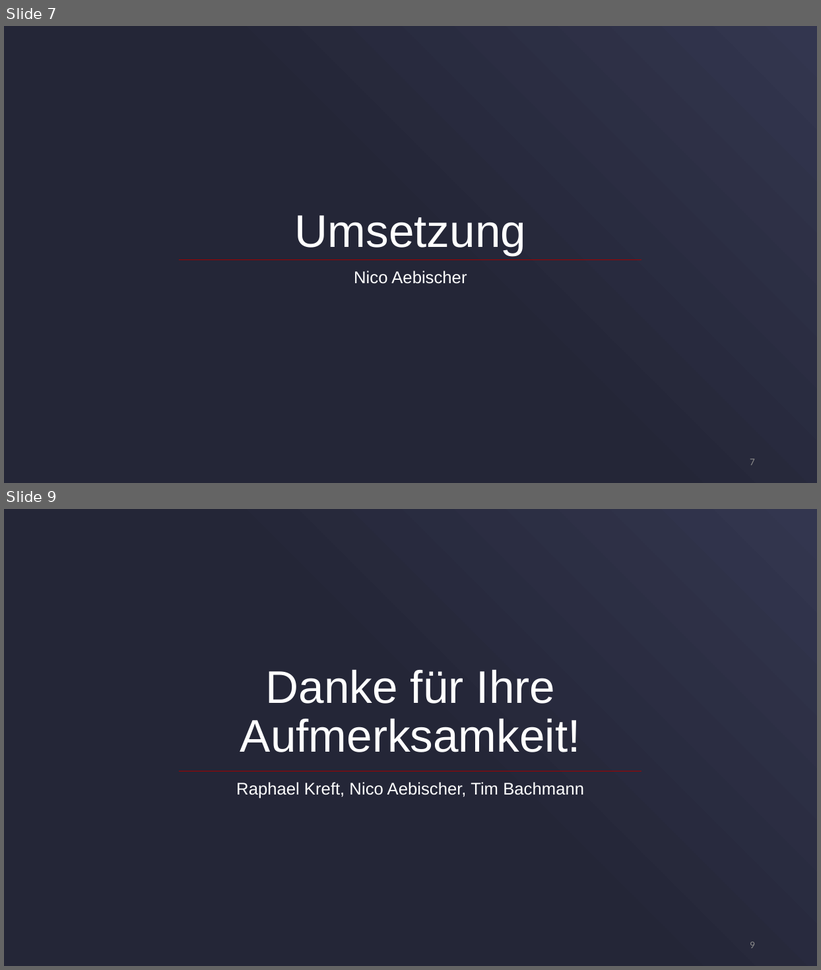
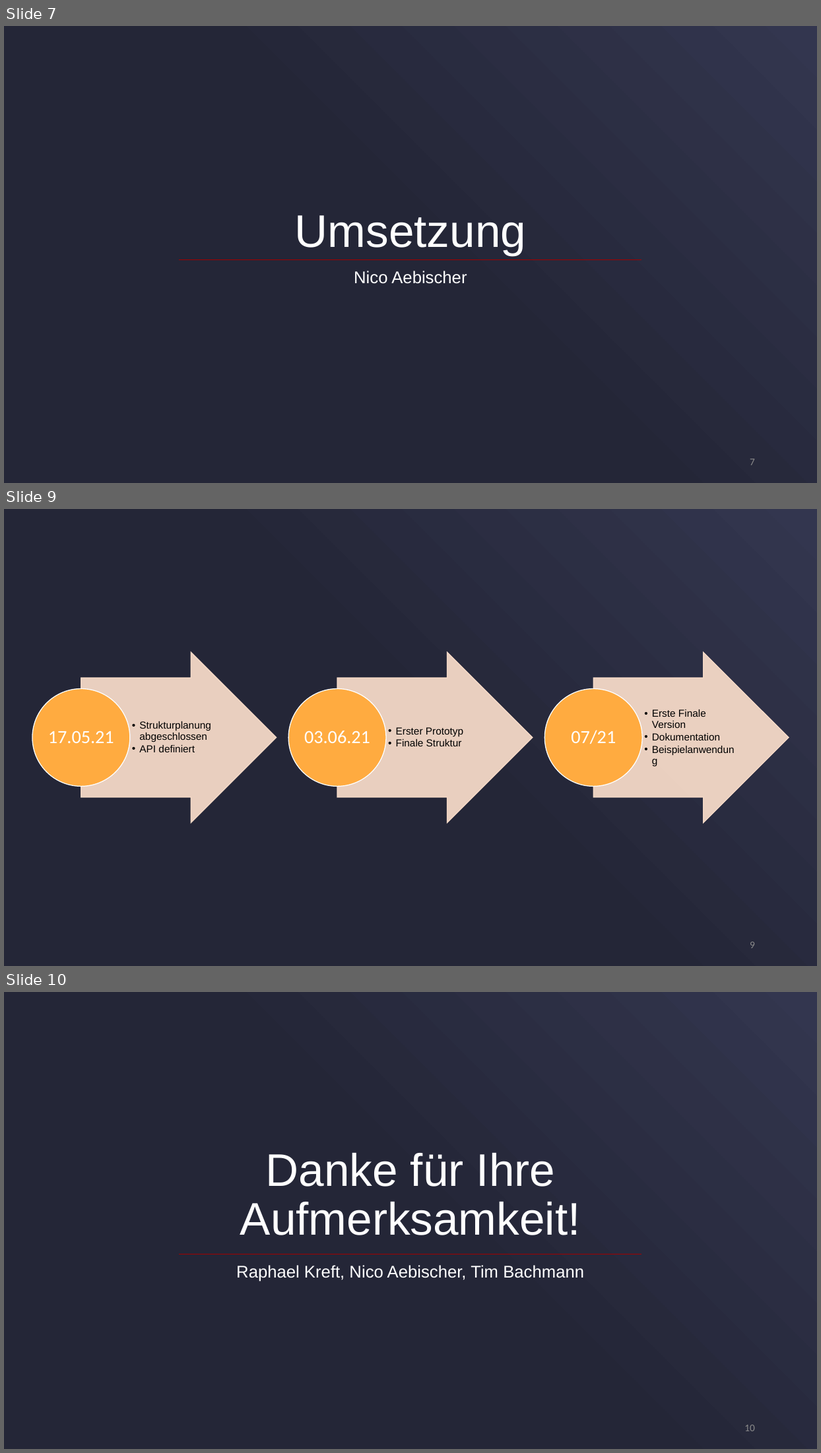
Before and after one commit to cn-uofbasel/BACnet, a slide deck: 21-fs-ias-lec/3-BACnetCore/Documents/presentation.pptx. Shown one above the other, each under a label of ours: slides 7 and 9 before the commit, slides 7, 9 and 10 after it; the slides between them are not shown. The pictures are 821x970 and 821x1453 pixels, drawn with LibreOffice and Linux fonts; fonts in the diff are those of the drawing. Boxes give left, top, right and bottom in pixels: in the first picture for what was removed or moved away, otherwise in the second. Text is boxed around its words. In the diff, an @@ line names an element or a change of style, - is before the commit and + after.

```diff
--- a/21-fs-ias-lec/3-BACnetCore/Documents/presentation.pptx
+++ b/21-fs-ias-lec/3-BACnetCore/Documents/presentation.pptx
@@ slide 9 added at (4,509,817,966), background gradient #242637 to #33364F @@
@@ group added at (32,652,789,823): 6 texts, 3 right arrows, 3 ellipses @@
+  • Strukturplanung abgeschlossen
+  • API definiert
+17.05.21
+  • Erster Prototyp
+  • Finale Struktur
+03.06.21
+  • Erste Finale Version
+  • Dokumentation
+  • Beispielanwendung
+07/21
@@ page number added at (750,942,755,949), 12 pt, text #8C8C8C @@
+9
@@ what was slide 9 is now slide 10 @@
@@ page number at (745,1425,755,1432): text changed @@
-9
+10
```
Also in this commit, not shown: 3 slides changed.
